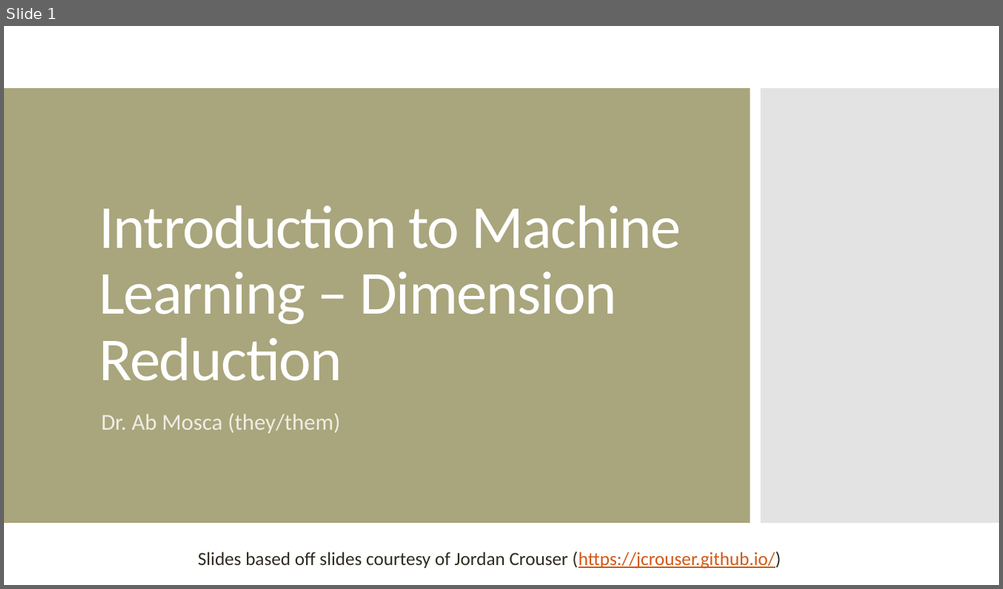
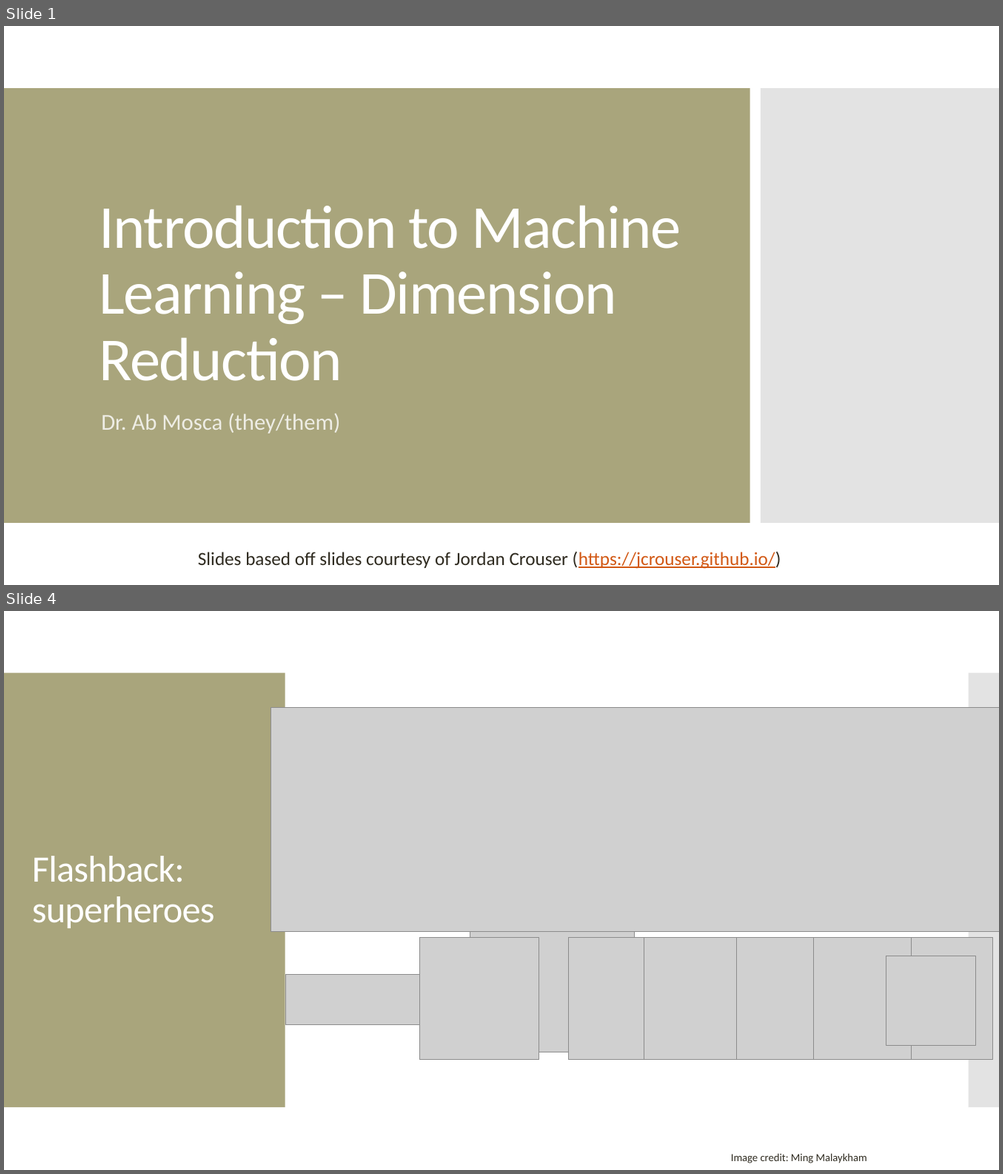
Before and after one commit to amosca01/CAIS380ML-S24, a slide deck: slides/12-dimension-reduction.pptx. Shown one above the other, each under a label of ours: slide 1 before the commit, slides 1 and 4 after it; the slides between them are not shown. The pictures are 1003x589 and 1003x1174 pixels, drawn with LibreOffice and Linux fonts; fonts in the diff are those of the drawing; grey boxes stand for pictures. Boxes give left, top, right and bottom in pixels: in the first picture for what was removed or moved away, otherwise in the second. Text is boxed around its words. In the diff, an @@ line names an element or a change of style, - is before the commit and + after.

```diff
--- a/slides/12-dimension-reduction.pptx
+++ b/slides/12-dimension-reduction.pptx
@@ slide 4 added at bbox=[4, 611, 999, 1170], background #FFFFFF @@
@@ rectangle added at bbox=[4, 673, 285, 1108], fill #A9A57C @@
@@ rectangle added at bbox=[968, 673, 999, 1108], fill #C8C8C8 at 50% opacity @@
@@ picture added at bbox=[271, 708, 999, 933] @@
@@ title added at bbox=[32, 856, 215, 928], 36 pt, text #FFFFFF @@
+Flashback: superheroes
@@ picture added at bbox=[420, 938, 538, 1060] @@
@@ picture added at bbox=[469, 932, 634, 1053] @@
@@ picture added at bbox=[569, 938, 650, 1060] @@
@@ picture added at bbox=[643, 938, 788, 1060] @@
@@ picture added at bbox=[737, 938, 818, 1060] @@
@@ picture added at bbox=[814, 938, 955, 1060] @@
@@ picture added at bbox=[911, 938, 993, 1060] @@
@@ picture added at bbox=[728, 951, 794, 1050] @@
@@ picture added at bbox=[886, 957, 975, 1045] @@
@@ picture added at bbox=[285, 975, 420, 1025] @@
@@ text added at bbox=[731, 1153, 867, 1164], 10.5 pt, text #2F2B20 @@
+Image credit: Ming Malaykham
```
Also in this commit, not shown: 2 slides changed, 29 other slides added, 16 slides removed, 14 other files.
